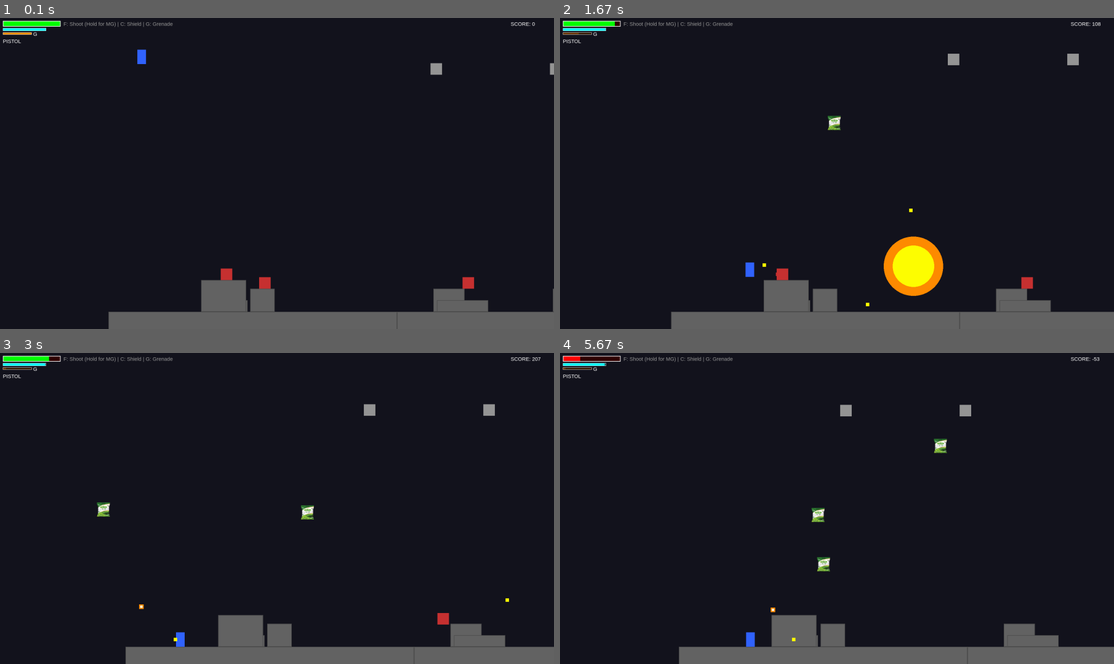
Above: before the commit, frames 1-4 (two rows, left to right).
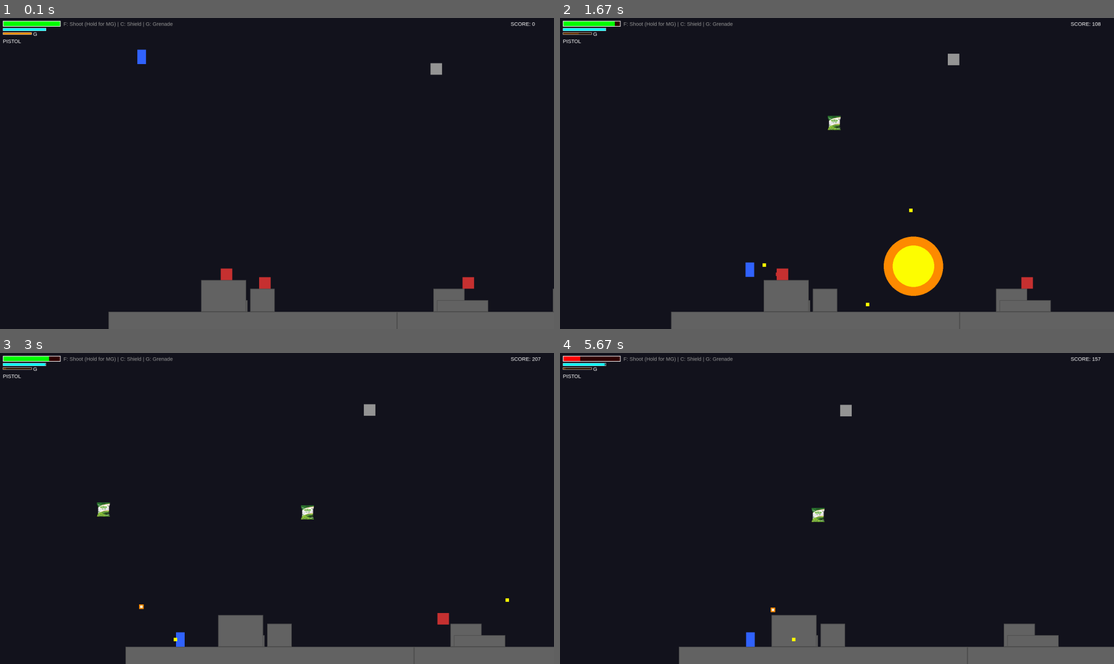
Above: after the commit, the same moments.

Repository: SayaUSB/FP-PBO-Pygame
Game: pygame game, started from test.py
The game is run twice, just before and just after one commit, with the same random seed, the same clock (stepped at 60 frames per second) and the same inputs.
Inputs:
- Up to frame 1 (0.1 s): no input
- Up to frame 2 (1.67 s): tap G at 0.33 s; hold Right 0.67-1.13 s; tap F at 0.73, 1.03, 1.57 s; tap C at 0.82 s; tap Space at 1.17 s; hold Right from 1.5 s (still down)
- Up to frame 3 (3 s): tap F at 1.87, 2.07, 2.37, 2.63, 2.97 s; release Right at 1.97 s; hold Left 2-2.53 s; tap C at 2.15 s; hold Down 2.57-2.87 s; tap G at 2.72 s; hold Left from 2.9 s (still down)
- Up to frame 4 (5.67 s): tap F at 3.27, 3.4, 3.8, 4.1, 4.47, 4.87, 5.17, 5.37 s; release Left at 3.3 s; hold Up 3.33-3.7 s; tap C at 3.48, 4.95 s; hold Right 3.73-4.37 s; tap G at 3.88, 5.45 s; hold Down 4.4-4.77 s; hold Left 4.8-5.27 s; hold Right from 5.3 s (still down)

The runs differ from the first frame. In frame 1, less than 0.1% of the frame differs, in the area x 99-100%, y 14-19%; in frame 2, less than 0.1%; in frame 3, less than 0.1%; in frame 4, 0.3%, in the area x 46-98%, y 1-71%.

Commit message:
feat: New scoring system

Diff:
--- a/test.py
+++ b/test.py
@@ -177,7 +177,7 @@
         self.timer = 60
         self.explode_now = False
         self.is_enemy = is_enemy
-        self.miss_callback = miss_callback # Penalti grenade miss
+        self.miss_callback = miss_callback # Grenade penalty miss
 
     def update(self):
         self.vel_y += GRAVITY * DT
@@ -192,10 +192,9 @@
         if self.timer <= 0:
             self.explode_now = True
 
-        # Jika jatuh ke jurang (miss)
         if self.rect.y > SCREEN_HEIGHT + 200:
             if self.miss_callback and not self.is_enemy:
-                self.miss_callback(200) # Penalti besar 200 poin
+                self.miss_callback(20)
             self.kill()
 
 class Item(pygame.sprite.Sprite):
@@ -496,7 +495,7 @@
 
 class Tank(Enemy):
     def __init__(self, x, y):
-        super().__init__(x, y, DARK_GREEN, 120, 'tank', 500, 30)
+        super().__init__(x, y, DARK_GREEN, 120, 'tank', 300, 30)
         self.image = pygame.Surface((90, 60))
         self.image.fill(DARK_GREEN)
         self.rect = self.image.get_rect()
@@ -538,7 +537,7 @@
 
 class Helicopter(Enemy):
     def __init__(self, x, y):
-        super().__init__(x, y, GREY, 60, 'heli', 300, 30)
+        super().__init__(x, y, GREY, 60, 'heli', 500, 50)
         self.start_y = y
         self.phase = 0
         self.pos_x = float(x)
@@ -690,8 +689,7 @@
         self.battle_lock = False
         self.hmg_pickup_msg_timer = 0
 
-        # Distance score
-        self.max_distance = 100.0 # Starting position player
+        self.max_distance = 100.0
         self.distance_accumulator = 0.0
 
         self.all_sprites = pygame.sprite.Group()
@@ -755,14 +753,15 @@
                 e = Soldier(obs_x + obs_w//2, obs_y - 10)
                 self.enemies.add(e)
                 self.all_sprites.add(e)
+            elif roll < 0.6:
+                t = Tank(obs_x + 200, ground_y - 10)
+                self.enemies.add(t)
+                self.all_sprites.add(t)
             elif roll < 0.8:
                 h = Helicopter(obs_x, 150)
                 self.enemies.add(h)
                 self.all_sprites.add(h)
-            elif roll < 0.6:
-                t = Tank(obs_x + 200, ground_y - 10)
-                self.enemies.add(t)
-                self.all_sprites.add(t)
+
         self.world_limit = start_x + width
 
     def spawn_loot(self, enemy):
@@ -822,7 +821,6 @@
         if self.game_state == "game_over":
             return
 
-        # Distance scoring
         current_x = self.player.rect.centerx
 
         if current_x > self.max_distance:
@@ -923,7 +921,7 @@
                 self.add_score(e.score_val)
                 e.kill()
 
-        # Player vs Bos
+        # Player vs Boss
         boss_hits = pygame.sprite.groupcollide(self.boss_group, self.bullets, False, True)
         for boss_enemy, bullet_list in boss_hits.items():
             for bullet in bullet_list:
@@ -949,6 +947,8 @@
 
         item_hits = pygame.sprite.spritecollide(self.player, self.items, True)
         for item in item_hits:
+            self.add_score(100)
+
             if item.type_name == 'heal':
                 self.player.hp = min(self.player.max_hp, self.player.hp + 30)
             elif item.type_name == 'mg':
